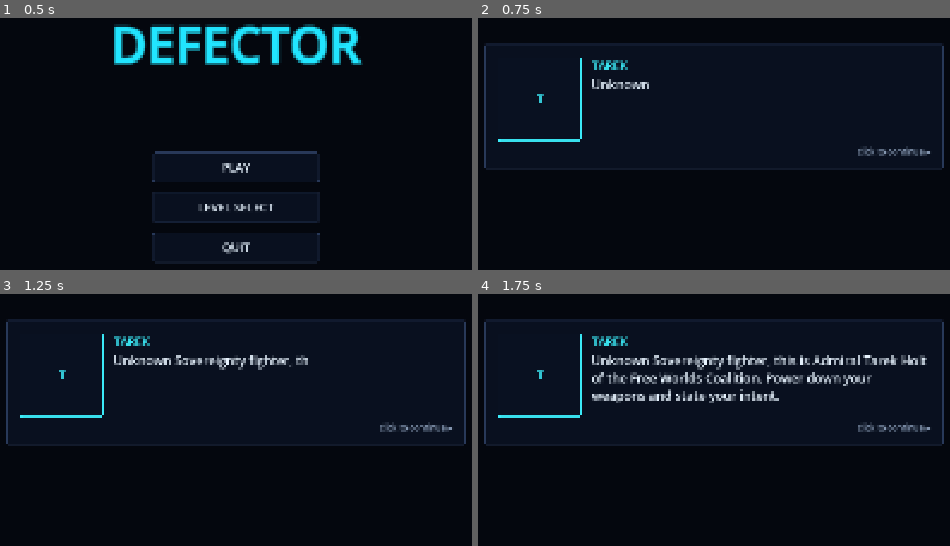
Above: before the commit, frames 1-4 (two rows, left to right).
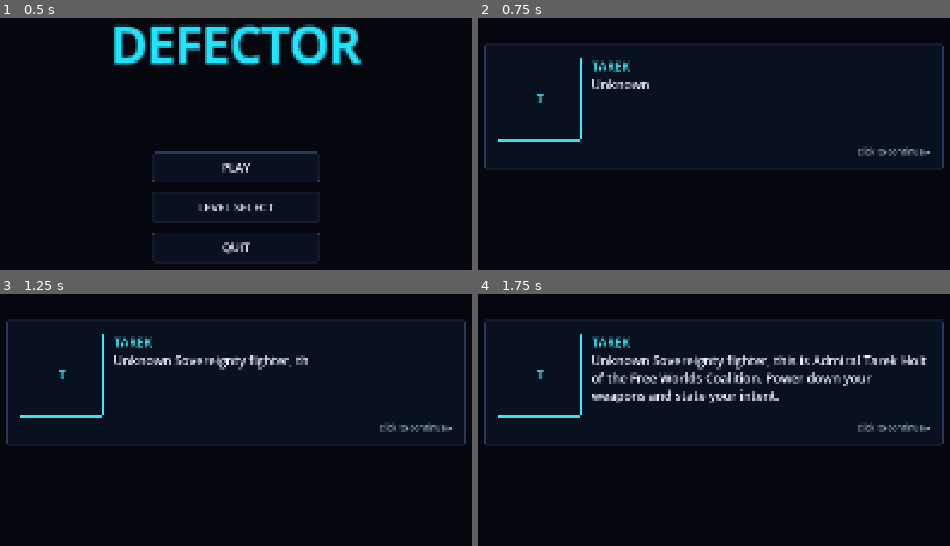
Above: after the commit, the same moments.

Repository: iman2001-ie/defector-game
Game: Godot game, scene res://scenes/boot/boot.tscn
Same seed, same stepped clock (60 frames per second), same inputs: the game is played once before the commit and once after it.
Inputs (mouse positions are in pixels of both pictures, inside the frame that each line leads up to):
- Up to frame 1 (0.5 s): no input
- Up to frame 2 (0.75 s): click "PLAY" at 0.5 s
- Up to frame 3 (1.25 s): no input
- Up to frame 4 (1.75 s): tap Enter at 1.25 s; move the mouse to (888, 397) at 1.27 s; tap Q (ability_barrage) at 1.35 s; click (888, 397) at 1.42 s

Frame 1 is identical in both runs. In frame 2, 0.3% of the frame differs, in the area x 12-33%, y 16-34%; in frame 3, 0.3%; in frame 4, 0.3%.

Commit message:
Story 5.1: story panel speaker name 28px -> 30px
One step up the type scale, from the operator check. It fits the existing
36px name row and 8px gap, so the text block and wrap are unchanged; a test
now guards that. The interruption box name stays 28px. UX decision #22.

Co-Authored-By: Claude Opus 5.5 (1M context) <noreply@anthropic.com>

Diff:
--- a/game/tests/unit/test_comms_panel.gd
+++ b/game/tests/unit/test_comms_panel.gd
@@ -110,7 +110,7 @@
 	for speaker: StringName in ACCENTS:
 		_assert_color(theme.get_color(speaker, &"CommsPanel"), Color(ACCENTS[speaker] as String), "%s accent" % speaker)
 	assert_eq(theme.get_font_size(&"text", &"CommsPanel"), 30)
-	assert_eq(theme.get_font_size(&"name", &"CommsPanel"), 28)
+	assert_eq(theme.get_font_size(&"name", &"CommsPanel"), 30)
 	assert_eq(theme.get_font_size(&"cue", &"CommsPanel"), 20)
 	var box: StyleBoxFlat = theme.get_stylebox(&"panel", &"CommsPanel") as StyleBoxFlat
 	assert_not_null(box, "panel StyleBoxFlat")
@@ -125,7 +125,10 @@
 	var panel: CommsPanel = _make()
 	_assert_color((panel.get_node("Dim") as ColorRect).color, Color(0, 0, 0, 0.6), "dim colour")
 	assert_eq(_label(panel, "Panel/Text").get_theme_font_size(&"font_size"), 30)
-	assert_eq(_label(panel, "Panel/Name").get_theme_font_size(&"font_size"), 28)
+	assert_eq(_label(panel, "Panel/Name").get_theme_font_size(&"font_size"), 30)
+	# UX decision #22: the 30 px name still ends above the text block (36 px row + 8 px gap).
+	_label(panel, "Panel/Name").text = "ISOLDE"
+	assert_lte(_label(panel, "Panel/Name").get_minimum_size().y, 44.0, "name fits above the text")
 	assert_eq(_label(panel, "Panel/Cue").get_theme_font_size(&"font_size"), 20)
 	_assert_color(_label(panel, "Panel/Text").get_theme_color(&"font_color"), Color("#E8F4FF"), "text colour")
 	_assert_color(_label(panel, "Panel/Cue").get_theme_color(&"font_color"), Color("#93A7C2"), "cue in muted")
--- a/game/ui/theme/defector_theme.tres
+++ b/game/ui/theme/defector_theme.tres
@@ -124,7 +124,7 @@
 CommsPanel/colors/vale = Color(0.909804, 0.956863, 1, 1)
 CommsPanel/constants/line_spacing = 0
 CommsPanel/font_sizes/cue = 20
-CommsPanel/font_sizes/name = 28
+CommsPanel/font_sizes/name = 30
 CommsPanel/font_sizes/text = 30
 CommsPanel/styles/panel = SubResource("StyleBoxFlat_comms_panel")
 EnergyBar/colors/denied = Color(1, 0.121569, 0.294118, 1)
Not shown, changed: _bmad-output/planning-artifacts/ux-designs/ux-defector-game-2026-10-06/.decision-log.md
Not shown, changed: _bmad-output/planning-artifacts/ux-designs/ux-defector-game-2026-10-06/DESIGN.md
